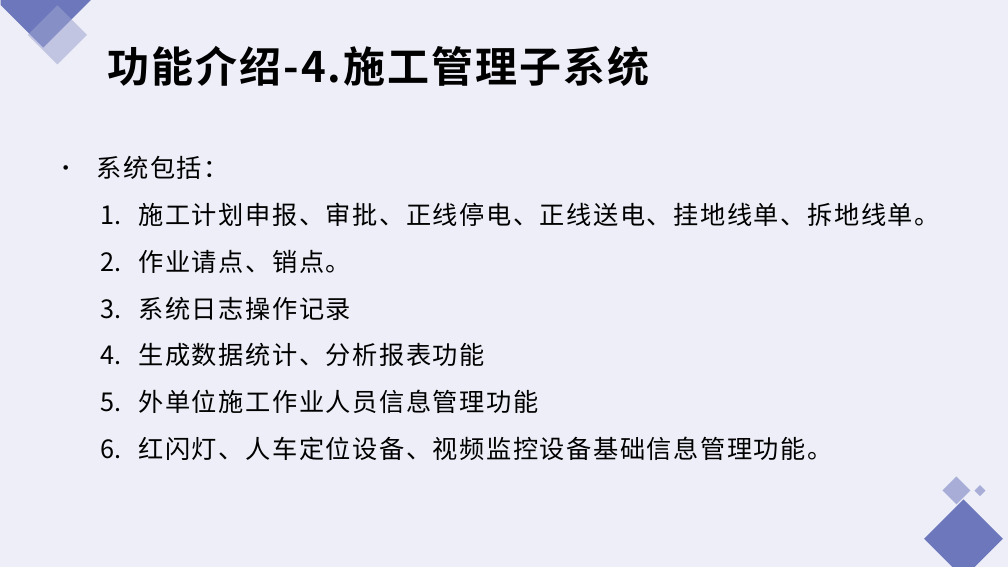
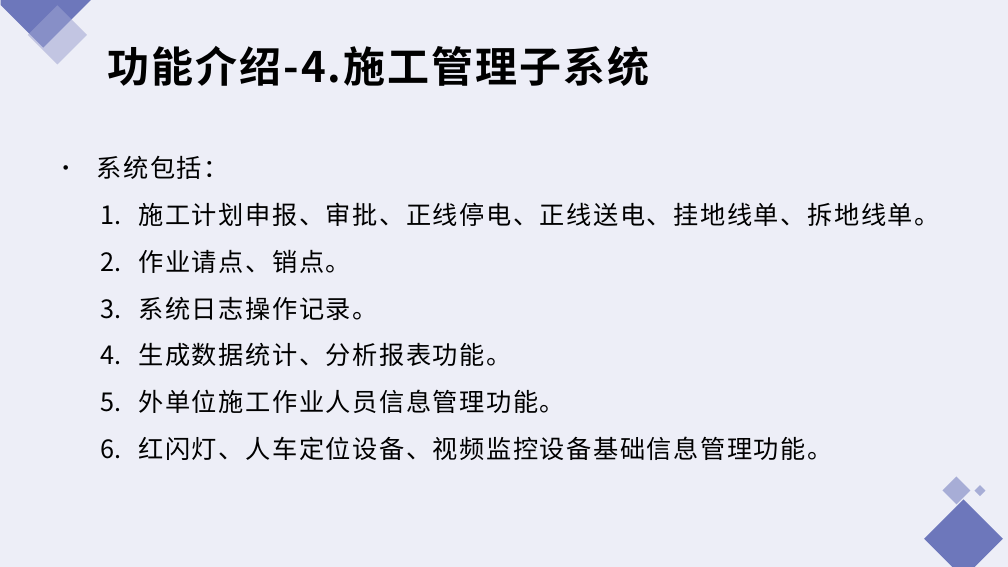
Before and after one commit to hanlibin1981/hlb, a slide deck: slide 9 of 深圳地铁智能施工管控项目总结报告.pptx. Drawn at 1008x567 pixels with LibreOffice and Linux fonts; fonts in the diff are those of the drawing. Boxes give left, top, right and bottom in pixels: in the first picture for what was removed or moved away, otherwise in the second. Text is boxed around its words. In the diff, an @@ line names an element or a change of style, - is before the commit and + after.

```diff
--- a/深圳地铁智能施工管控项目总结报告.pptx
+++ b/深圳地铁智能施工管控项目总结报告.pptx
@@ text at (138, 296, 565, 413): text changed @@
-  3. 系统日志操作记录
-  4. 生成数据统计、分析报表功能
-  5. 外单位施工作业人员信息管理功能
+  3. 系统日志操作记录。
+  4. 生成数据统计、分析报表功能。
+  5. 外单位施工作业人员信息管理功能。
```
Also in this commit, not shown: 5 other slides changed.
